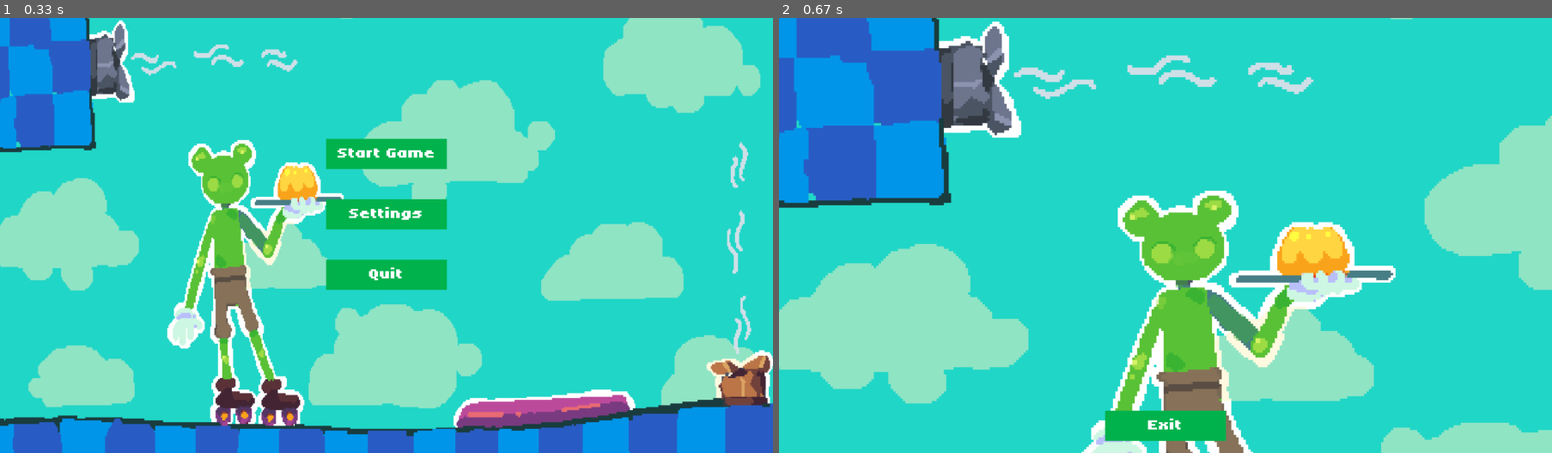
Above: before the commit, frames 1-2 (left to right).
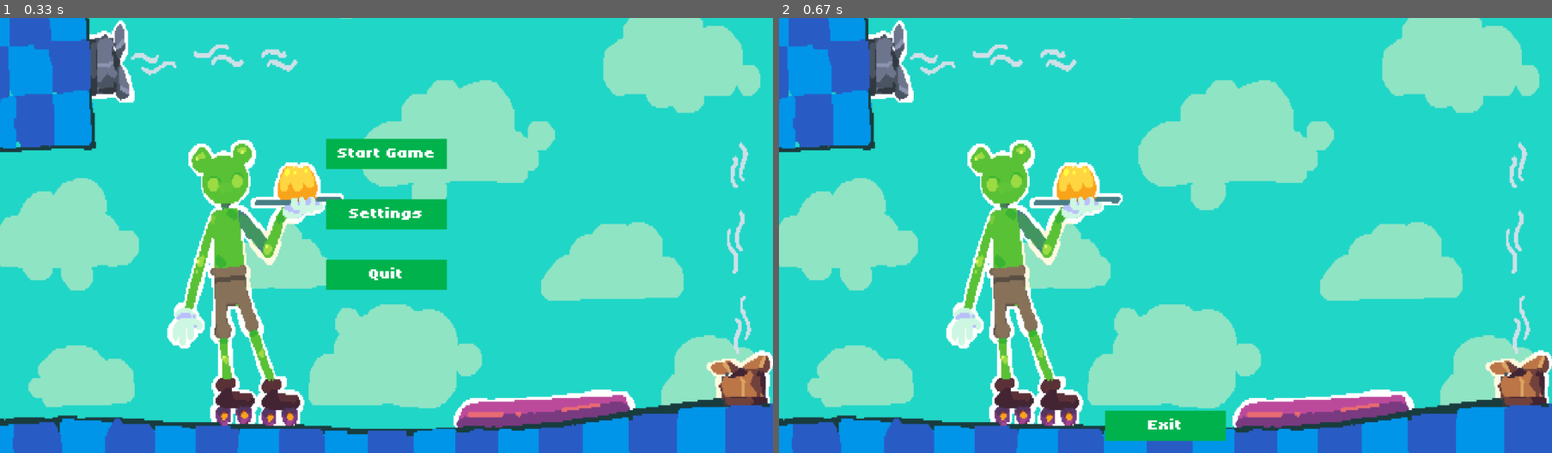
Above: after the commit, the same moments.

Repository: Aurnyxci/LOVE-Jam-2026-B
Game: LÖVE game, started from Love Jam 2026B/main.lua
The game is run twice, just before and just after one commit, with the same random seed, the same clock (stepped at 60 frames per second) and the same inputs.
Inputs:
- Up to frame 1 (0.33 s): no input
- Up to frame 2 (0.67 s): click "Settings" at 0.38 s

Frame 1 is identical in both runs. In frame 2, 62% of the frame differs, in the area x 0-100%, y 0-100%.

Commit message:
fixed bug where background on settings scene was too big

Diff:
--- a/Love Jam 2026B/menus/settings_menu.lua
+++ b/Love Jam 2026B/menus/settings_menu.lua
@@ -7,8 +7,8 @@
     "assets/fonts/Tiny5Duo-VariableFont_BLED,JITT,ROND,wdth,wght.ttf",
     24
 )
-
     local screenWidth = love.graphics.getWidth()
+    local screenHeight = love.graphics.getHeight()
 
     self.buttons = {
         {
@@ -31,7 +31,10 @@
 end
 
 function settings:draw()
-    love.graphics.draw(self.titleBackground, 0, 0) --draw background
+    local bgw = love.graphics.getWidth() / self.titleBackground:getWidth()
+    local bgh = love.graphics.getHeight() / self.titleBackground:getHeight()
+
+    love.graphics.draw(self.titleBackground, 0, 0, 0, bgw, bgh) --draw background
 
     for _, button in ipairs(self.buttons) do --iterates through the data table
 
